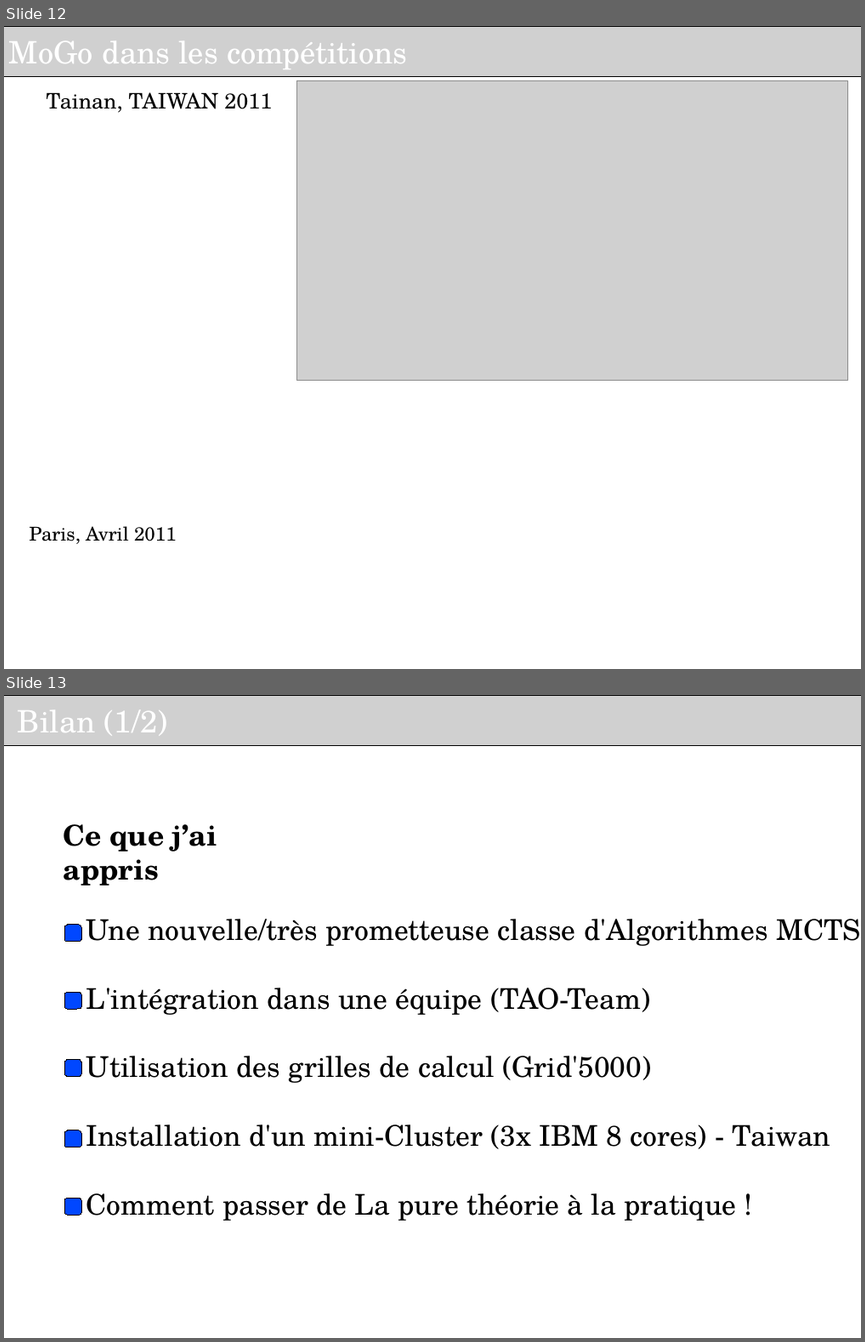
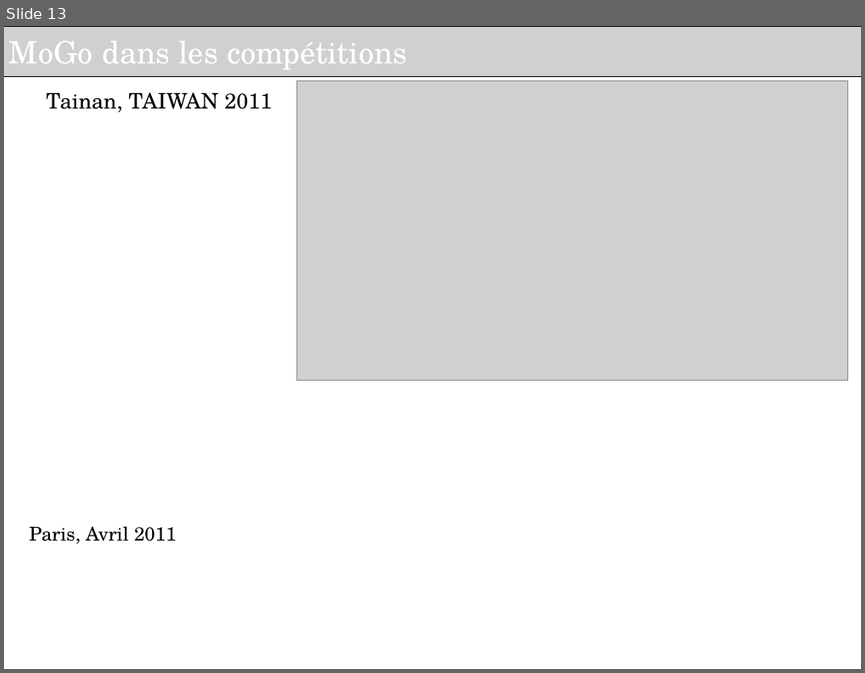
Before and after one commit to haspeleo/Android-Dev, a slide deck: MCTS/Soutenance_INRIA_V2.odp. Shown one above the other, each under a label of ours: slides 12 and 13 before the commit, slide 13 after it. The pictures are 865x1342 and 865x673 pixels, drawn with LibreOffice and Linux fonts; fonts in the diff are those of the drawing; grey boxes stand for pictures; background and template pictures are left out. Boxes give left, top, right and bottom in pixels: in the first picture for what was removed or moved away, otherwise in the second. Text is boxed around its words. In the diff, an @@ line names an element or a change of style, - is before the commit and + after.

```diff
--- a/MCTS/Soutenance_INRIA_V2.odp
+++ b/MCTS/Soutenance_INRIA_V2.odp
@@ slide 13 removed at (x1=4, y1=695, x2=861, y2=1338), background #FFFFFF @@
@@ picture removed at (x1=4, y1=695, x2=861, y2=745) @@
-Bilan (1/2)
@@ text removed at (x1=63, y1=824, x2=217, y2=885) @@
-Ce que j’ai appris
@@ text removed at (x1=86, y1=919, x2=861, y2=1220) @@
-Une nouvelle/très prometteuse classe d'Algorithmes MCTS
-L'intégration dans une équipe (TAO-Team)
-Utilisation des grilles de calcul (Grid'5000)
-Installation d'un mini-Cluster (3x IBM 8 cores) - Taiwan
-Comment passer de La pure théorie à la pratique !
@@ rounded rectangle removed at (x1=65, y1=925, x2=82, y2=941) @@
@@ rounded rectangle removed at (x1=65, y1=992, x2=82, y2=1009) @@
@@ rounded rectangle removed at (x1=65, y1=1059, x2=82, y2=1077) @@
@@ rounded rectangle removed at (x1=65, y1=1130, x2=82, y2=1147) @@
@@ rounded rectangle removed at (x1=65, y1=1198, x2=82, y2=1215) @@
@@ what was slide 12 is now slide 13 @@
```
Also in this commit, not shown: 4 slides changed, 3 slides added.
